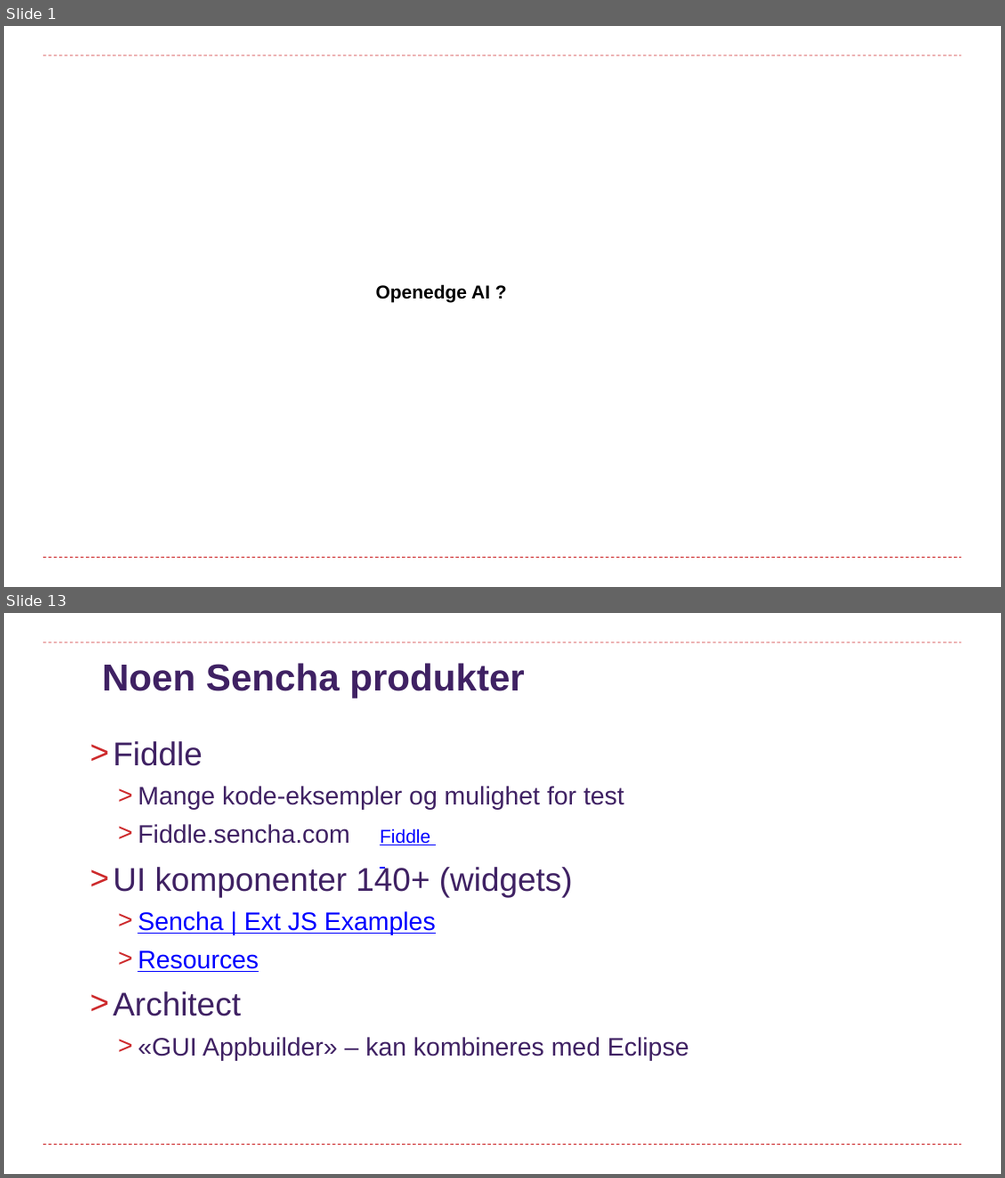
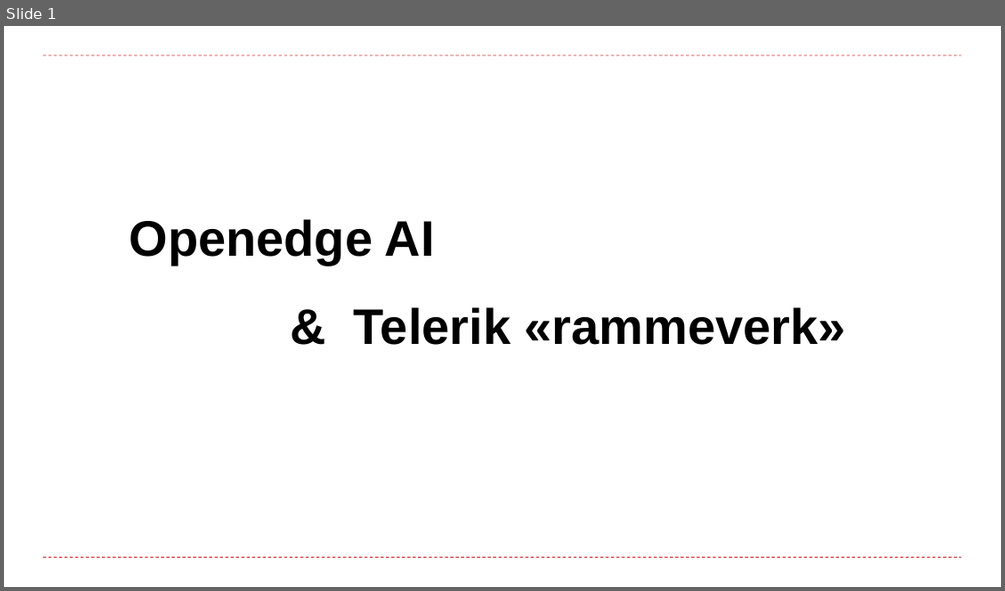
Before and after one commit to curtoldenborg/mcp, a slide deck: resources/documents/Brukerforeningen_2026.pptx. Shown one above the other, each under a label of ours: slides 1 and 13 before the commit, slide 1 after it; the slides between them are not shown. The pictures are 1005x1178 and 1005x591 pixels, drawn with LibreOffice and Linux fonts; fonts in the diff are those of the drawing; background and template pictures are left out. Boxes give left, top, right and bottom in pixels: in the first picture for what was removed or moved away, otherwise in the second. Text is boxed around its words. In the diff, an @@ line names an element or a change of style, - is before the commit and + after.

```diff
--- a/resources/documents/Brukerforeningen_2026.pptx
+++ b/resources/documents/Brukerforeningen_2026.pptx
@@ slide 13 removed at (4,613,1001,1174), background #FFFFFF; not listed: 2 template elements that a slide beside it also shows @@
@@ title removed at (102,663,525,698) @@
-Noen Sencha produkter
@@ text removed at (113,741,689,1060) @@
-> Fiddle
-  > Mange kode-eksempler og mulighet for test
-  > Fiddle.sencha.com
-> UI komponenter 140+ (widgets)
-  > Sencha | Ext JS Examples
-  > Resources
-> Architect
-  > «GUI Appbuilder» – kan kombineres med Eclipse
@@ text removed at (380,828,430,845) @@
-Fiddle
@@ slide 1 changed as well @@
@@ text at (129,219,435,265): text changed; size 18 to 48 pt @@
-Openedge AI ?
+Openedge AI
@@ text added at (354,307,846,345), 48 pt, text #000000, bold @@
+& Telerik «rammeverk»
```
Also in this commit, not shown: 21 slides added, 24 other slides removed, 2 other files.
